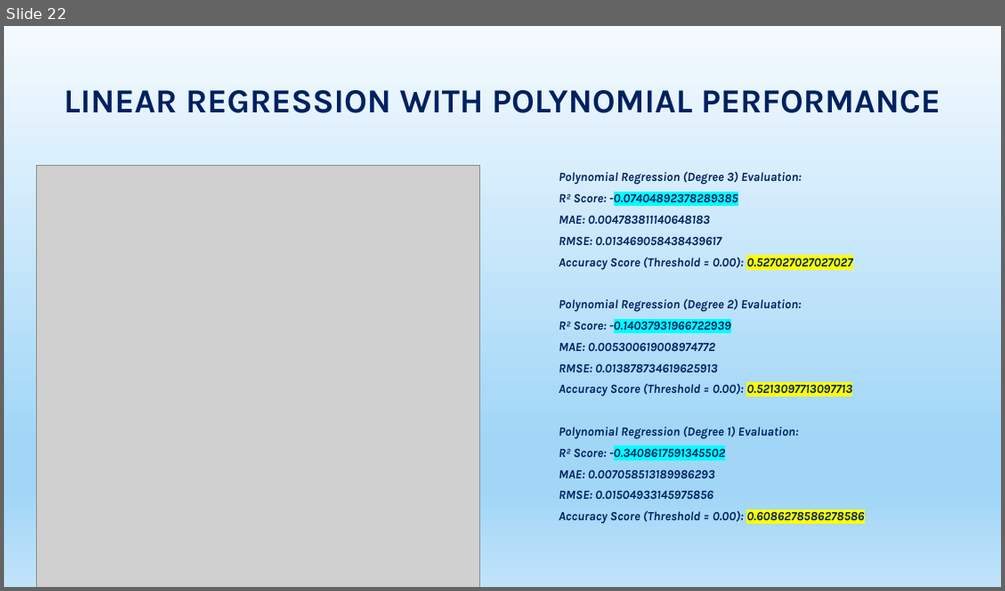
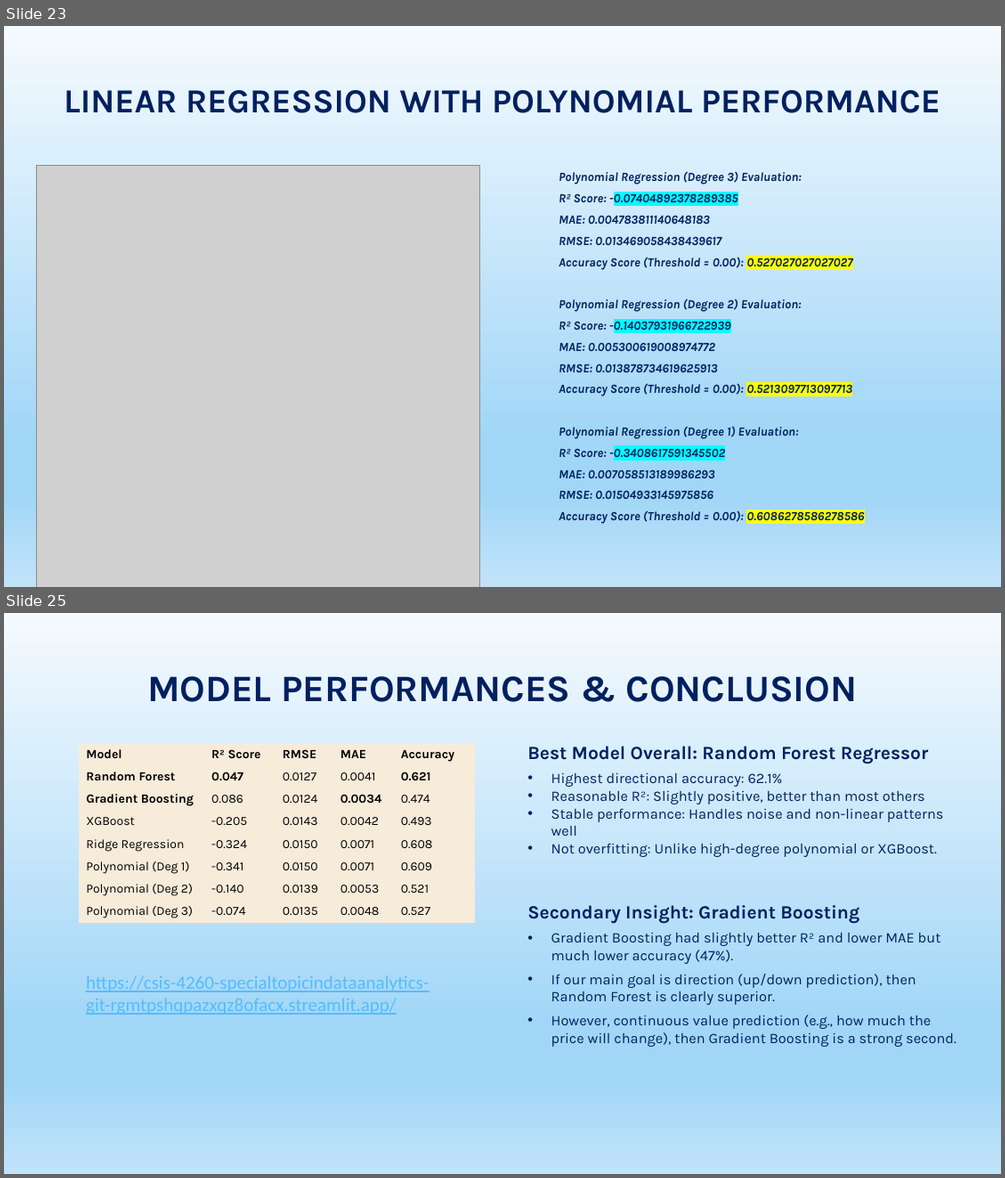
Before and after one commit to PhyoThor/CSIS-4260-Special_Topic_In_Data_Analytics-, a slide deck: Project/CSIS-4260 _Special_Topic_Apple_stocks_prediction.pptx. Shown one above the other, each under a label of ours: slide 22 before the commit, slides 23 and 25 after it; the slides between them are not shown. The pictures are 1005x591 and 1005x1178 pixels, drawn with LibreOffice and Linux fonts; fonts in the diff are those of the drawing; grey boxes stand for pictures; background and template pictures are left out. Boxes give left, top, right and bottom in pixels: in the first picture for what was removed or moved away, otherwise in the second. Text is boxed around its words. In the diff, an @@ line names an element or a change of style, - is before the commit and + after.

```diff
--- a/Project/CSIS-4260 _Special_Topic_Apple_stocks_prediction.pptx
+++ b/Project/CSIS-4260 _Special_Topic_Apple_stocks_prediction.pptx
@@ slide 25 added at [4,613,1001,1174], background picture (left out) @@
@@ title added at [147,676,858,702], 36 pt, text #002060, bold @@
+MODEL PERFORMANCES & CONCLUSION
@@ table added at [79,743,475,923], 8 rows, 5 columns @@
+Model | R² Score | RMSE | MAE | Accuracy
+Random Forest | 0.047 | 0.0127 | 0.0041 | 0.621
+Gradient Boosting | 0.086 | 0.0124 | 0.0034 | 0.474
+XGBoost | -0.205 | 0.0143 | 0.0042 | 0.493
+Ridge Regression | -0.324 | 0.0150 | 0.0071 | 0.608
+Polynomial (Deg 1) | -0.341 | 0.0150 | 0.0071 | 0.609
+Polynomial (Deg 2) | -0.140 | 0.0139 | 0.0053 | 0.521
+Polynomial (Deg 3) | -0.074 | 0.0135 | 0.0048 | 0.527
@@ text added at [527,746,944,857], 14 pt, text #002060 @@
+Best Model Overall: Random Forest Regressor
+• Highest directional accuracy: 62.1%
+• Reasonable R²: Slightly positive, better than most others
+• Stable performance: Handles noise and non-linear patterns well
+• Not overfitting: Unlike high-degree polynomial or XGBoost.
@@ text added at [527,905,956,1046], 14 pt, text #002060 @@
+Secondary Insight: Gradient Boosting
+• Gradient Boosting had slightly better R² and lower MAE but much lower accuracy (47%).
+• If our main goal is direction (up/down prediction), then Random Forest is clearly superior.
+• However, continuous value prediction (e.g., how much the price will change), then Gradient Boosting is a strong second.
@@ text added at [86,975,429,1014], 18 pt, text #56BCFE, underline @@
+https://csis-4260-specialtopicindataanalytics-git-rgmtpshqpazxqz8ofacx.streamlit.app/
@@ what was slide 22 is now slide 23 @@
```
Also in this commit, not shown: 1 slide changed, 2 other slides added, 1 other file.
